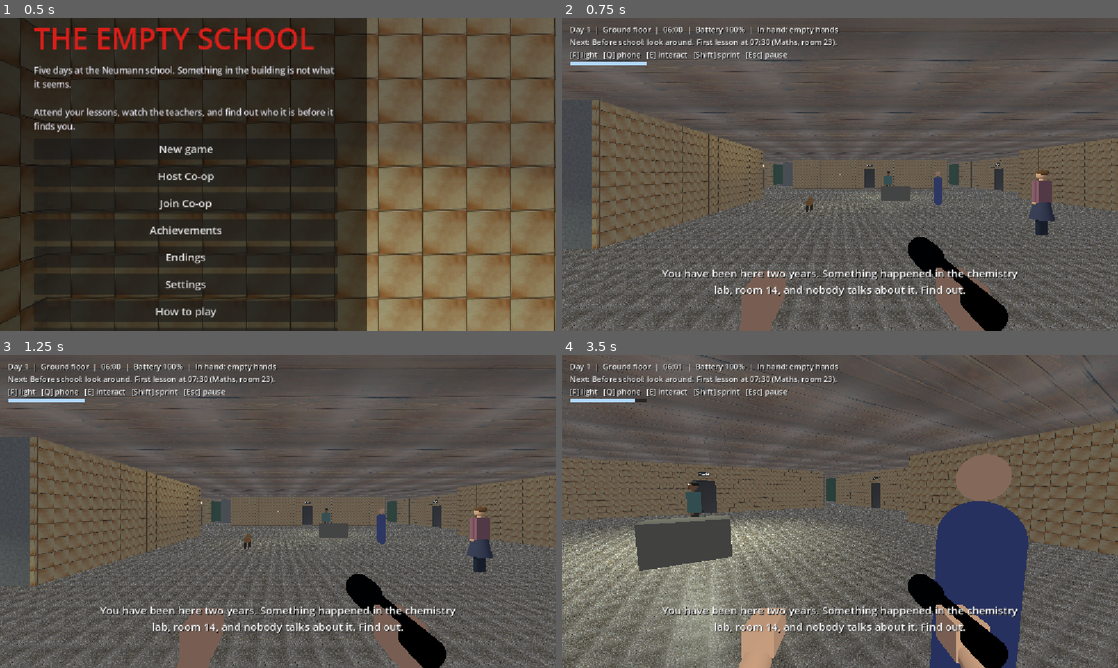
Above: before the commit, frames 1-4 (two rows, left to right).
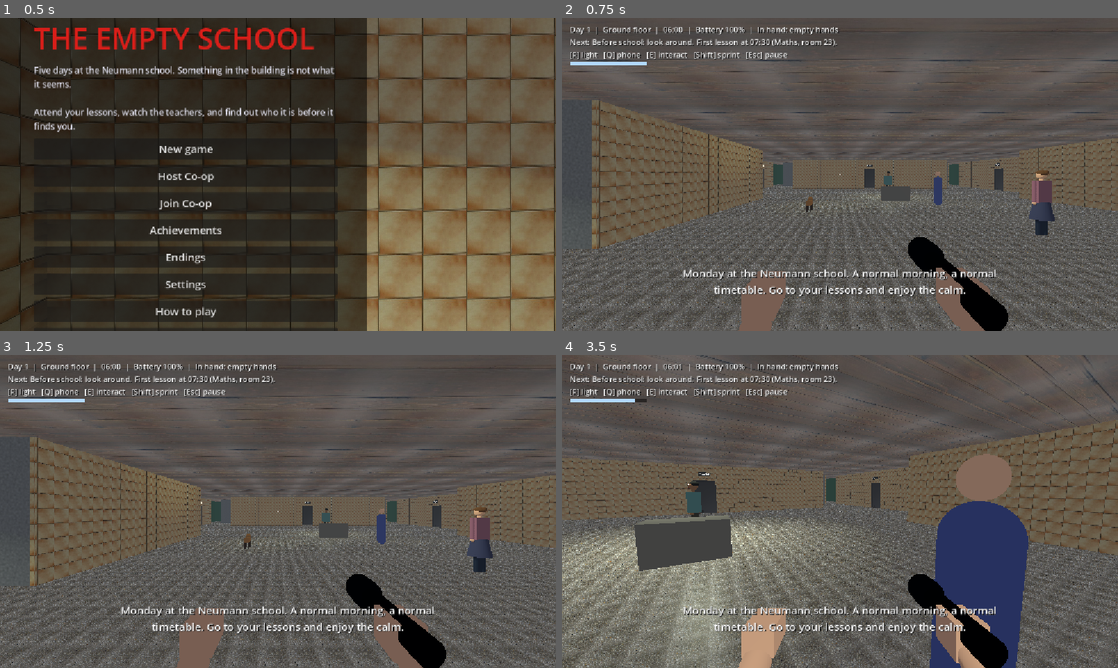
Above: after the commit, the same moments.

Repository: CsPS0/Neumann-Survival-Week
Game: Godot game, scene res://scenes/main.tscn
The game is run twice, just before and just after one commit, with the same random seed, the same clock (stepped at 60 frames per second) and the same inputs.
Inputs (mouse positions are in pixels of both pictures, inside the frame that each line leads up to):
- Up to frame 1 (0.5 s): no input
- Up to frame 2 (0.75 s): click "New game" at 0.5 s
- Up to frame 3 (1.25 s): no input
- Up to frame 4 (3.5 s): tap Enter at 1.25 s; move the mouse to (867, 511) at 1.27 s; hold E (interact) 1.28-2.03 s; hold W (move_forward) from 1.28 s (still down); tap Q (phone) at 1.55, 2.1 s; move the mouse to (812, 511) at 2.02 s; tap Shift (sprint) at 2.3 s; move the mouse to (851, 505) at 2.77 s; hold Shift (sprint) from 2.78 s (still down); tap E (interact) at 3.05 s

Frame 1 is identical in both runs. In frame 2, 1.8% of the frame differs, in the area x 18-82%, y 80-90%; in frame 3, 1.8%; in frame 4, 1.9%.

Commit message:
Add the day 1 explosion and the day 2 outbreak to the horror game
Day 1 is a calm morning. After the third lesson Lab 14 explodes, the
remaining lessons are cancelled and the player chooses between going home
and staying to investigate. From day 2 teachers and students fall ill,
Lab 14 is sealed and a cracked strange object sits on its table.

Diff:
--- a/HORROR-GAME/scripts/campaign.gd
+++ b/HORROR-GAME/scripts/campaign.gd
@@ -13,6 +13,7 @@
 
 const Lessons := preload("res://scripts/lessons.gd")
 const Clues := preload("res://scripts/clues.gd")
+const Outbreak := preload("res://scripts/outbreak.gd")
 
 const OPEN := 360.0
 const FIRST_BELL := 450.0
@@ -27,6 +28,8 @@
 const LAST_SCHOOL_DAY := 3
 const FINAL_DAY := 5
 const SKIP_LIMIT := 6
+const INCIDENT_DAY := 1      ## The explosion in Lab 14 happens on this day ...
+const INCIDENT_BREAK := 2    ## ... when the lesson with this index ends. Everyone is sent home.
 const PACE_PRE := 0.5
 const PACE_BREAK := 0.133
 const PACE_SKIPPED := 1.0
@@ -51,6 +54,8 @@
 var total := 0
 var clues: Array[String] = []
 var blackouts := 0
+var incident := false           ## True once the day-1 explosion has happened.
+var sick: Array[String] = []    ## npc ids of the teachers who are ill today (never the culprit).
 
 var _resolved: Array[bool] = []
 var _ended: Array[bool] = []
@@ -139,6 +144,7 @@
 	_day_attended = 0
 	_day_perfect = true
 	_attended_today.clear()
+	sick = Outbreak.sick_teachers(culprit, n)
 	daynight.start_day()
 	daynight.minutes_per_second = _pace("hunt" if n > LAST_SCHOOL_DAY else "pre")
 	day_started.emit(n)
@@ -165,6 +171,8 @@
 
 
 func _tick_school(m: float) -> void:
+	if day == INCIDENT_DAY and not incident and m >= lesson_end(INCIDENT_BREAK):
+		_explode()
 	for i in LESSONS:
 		if not _resolved[i] and m >= lesson_start(i):
 			if m < lesson_start(i) + GRACE and room_check.is_valid() and room_check.call(i):
@@ -193,6 +201,17 @@
 		bell.emit("caretaker", -1)
 
 
+## The explosion: the lessons that are left are cancelled (not skipped) and the clock jumps to the last bell.
+func _explode() -> void:
+	incident = true
+	for i in range(INCIDENT_BREAK + 1, LESSONS):
+		_resolved[i] = true
+		_ended[i] = true
+	daynight.minutes = maxf(daynight.minutes, LAST_BELL)
+	event.emit("explosion", {})
+	stats_changed.emit()
+
+
 func _close_day() -> void:
 	if day <= LAST_SCHOOL_DAY:
 		_end(3)
@@ -286,6 +305,8 @@
 func dialogue(id: String) -> Array[String]:
 	if day > LAST_SCHOOL_DAY and quest:
 		return quest.dialogue(id)
+	if sick.has(id):
+		return Outbreak.sick_lines(id, day)
 	var lines: Array[String] = [Clues.chat(id)]
 	if id == culprit:
 		lines.append(Clues.strange(day))
@@ -322,6 +343,8 @@
 				Lessons.subject_at(day, next), Lessons.room_of(Lessons.subject_at(day, next)), fmt(lesson_start(next))] \
 				if next >= 0 else "Break: search for clues."
 		"after":
+			if incident and day == INCIDENT_DAY:
+				return "An explosion emptied the school. Go home through the front door, or stay and find out what happened in Lab 14."
 			return "School is over. Go home through the front door, or stay and risk being expelled."
 		"hunt":
 			if not hunt_active:
--- a/HORROR-GAME/scripts/crowd.gd
+++ b/HORROR-GAME/scripts/crowd.gd
@@ -8,6 +8,7 @@
 const Lessons := preload("res://scripts/lessons.gd")
 const CampaignScript := preload("res://scripts/campaign.gd")
 const SoundBank := preload("res://scripts/sound_bank.gd")
+const Outbreak := preload("res://scripts/outbreak.gd")
 
 const MAX_CROWD := 150
 const NEAR := 35.0           ## Only classrooms and corridors within this many metres (and one floor) are drawn.
@@ -134,7 +135,7 @@
 		if phase == "lesson" and lesson >= 0:
 			_build_seats(lesson)
 		elif phase == "break":
-			_build_flow(1.0, hash([campaign.day, band]))
+			_build_flow(1.0 - 0.6 * Outbreak.student_rate(campaign.day), hash([campaign.day, band]))   # The ill stay home.
 		elif phase == "pre":
 			_build_flow(0.25, hash([campaign.day, -1]))
 	_dirty = true
@@ -172,8 +173,11 @@
 	var chairs: Array = seats.get("%d:%s" % [room[0], room[1]], [])
 	for chair: Dictionary in chairs.slice(0, wanted):
 		var colour := _shirt(rng)
+		var ill: bool = campaign.day >= Outbreak.FIRST_DAY and rng.randf() < Outbreak.student_rate(campaign.day)
+		if ill:
+			colour = colour.lerp(Color(0.6, 0.75, 0.55), 0.6)
 		if not _blocked(chair["pos"]):
-			list.append({"kind": "seat", "pos": chair["pos"], "yaw": chair["yaw"], "colour": colour})
+			list.append({"kind": "seat", "pos": chair["pos"], "yaw": chair["yaw"], "colour": colour, "sick": ill})
 	if _slots.size() + list.size() <= MAX_CROWD:
 		_slots.append_array(list)
 
@@ -299,7 +303,10 @@
 		if slot["kind"] == "seat":
 			# On the chair seat (0.45 m): the shortened body from the seat up, the head above it.
 			_body_mm.set_instance_transform(i, Transform3D(facing.scaled(Vector3(1.0, 0.55, 1.0)), pos + Vector3(0.0, 0.86, 0.0)))
-			_head_mm.set_instance_transform(i, Transform3D(facing, pos + Vector3(0.0, 1.38, 0.0)))
+			var head_at := pos + Vector3(0.0, 1.38, 0.0)
+			if slot.get("sick", false):
+				head_at = pos + Vector3(0.0, 1.2, 0.0) + facing * Vector3(0.0, 0.0, -0.15)   # Slumped over the desk.
+			_head_mm.set_instance_transform(i, Transform3D(facing, head_at))
 		else:
 			_body_mm.set_instance_transform(i, Transform3D(facing, pos + Vector3(0.0, 0.75, 0.0)))
 			_head_mm.set_instance_transform(i, Transform3D(facing, pos + Vector3(0.0, 1.62, 0.0)))
--- a/HORROR-GAME/scripts/finds.gd
+++ b/HORROR-GAME/scripts/finds.gd
@@ -12,11 +12,11 @@
 
 const PAGES := [
 	{"id": "lab1", "room": "14", "floor": 0, "slot": 1, "title": "Experiment log 1",
-		"text": "Day 1. The club sealed a glass ampoule marked S-14 in the fume cupboard: sodium, sulphur and a salt I cannot name. The meter reads wrong in a way I have never seen."},
+		"text": "Day 1. The club received a strange object: a black metal egg, cold to the touch, with no seam. We set it in the fume cupboard. The meter beside it reads wrong in a way I have never seen."},
 	{"id": "lab2", "room": "14", "floor": 0, "slot": 2, "title": "Experiment log 2",
-		"text": "Day 9. The lights flicker whenever the ampoule is moved. Two students felt cold. The caretaker says the lab door stood open at night, but I locked it myself."},
+		"text": "Day 9. The lights flicker whenever the object is moved. Two students felt cold and slept for a day. The caretaker says the lab door stood open at night, but I locked it myself."},
 	{"id": "lab3", "room": "14", "floor": 0, "slot": 3, "title": "Experiment log 3",
-		"text": "Last entry. It is no longer in the ampoule. It is in the school. Salt, holy water and a bell: the old caretaker's rhyme. I do not understand it. Keep this room locked."},
+		"text": "Last entry. The object cracked tonight and something left it. It is in the school and it wants a body. Salt, holy water and a bell: the old caretaker's rhyme. Keep this room locked."},
 	{"id": "gym1", "room": "27", "floor": 0, "slot": 0, "title": "Coach's log 1",
 		"text": "3 a.m. alarm again. Wet footprints from the lab corridor to the Tornaterem and none back. Nobody on the camera."},
 	{"id": "gym2", "room": "Tornaterem", "floor": 0, "slot": 0, "title": "Coach's log 2",
--- a/HORROR-GAME/scripts/main.gd
+++ b/HORROR-GAME/scripts/main.gd
@@ -157,6 +157,8 @@
 var _form_spot := Vector3.ZERO            ## The signed form's table (day-1 sticker task).
 var _form_room_label := ""
 var _form_room_floor := -1
+var _strange_object: Node3D                 ## Cracked object in Lab 14 (from day 2).
+var _lab_fire: OmniLight3D                  ## Flickering glow in the wrecked lab on day 1 after the blast.
 var _vial: Node3D                         ## Holy water: needs the hunt and the fuse.
 var _room_doors := {}                     ## "floor:label" -> Door
 var csoki: Node         ## The caretaker's dog; lives in the ground-floor hall all week.
@@ -246,6 +248,7 @@
 	add_child(porta)
 	tasks.porta = porta
 	tasks.finds = finds
+	tasks.campaign = campaign
 	add_child(tasks)
 	for i in 4:
 		quest.code.append(randi() % 10)
@@ -378,6 +381,9 @@
 	campaign.day_started.connect(_on_day_started)
 	campaign.ending.connect(_on_ending)
 	campaign.event.connect(achievements.on_event)
+	campaign.event.connect(func(name: String, _data: Dictionary) -> void:
+		if name == "explosion":
+			_on_explosion())
 	achievements.unlocked.connect(func(id: String) -> void:
 		_show_message("Achievement: %s" % achievements.LIST[id][0], 4.0))
 	campaign.hunt_started.connect(_on_hunt_started)
@@ -504,6 +510,42 @@
 	_flash_tween.tween_callback(func() -> void: _flash.color = Color(0.7, 0.0, 0.0, 0.0))
 
 
+## Day 1, after the third lesson: Lab 14 explodes and everyone is sent home. The lab door is blown open and burns until
+## the next morning, so staying behind pays off with the lab's secrets, at the risk of the caretaker.
+func _on_explosion() -> void:
+	var boom := AudioStreamPlayer.new()
+	boom.stream = SoundBank.explosion()
+	boom.volume_db = 4.0
+	boom.process_mode = Node.PROCESS_MODE_ALWAYS
+	boom.finished.connect(boom.queue_free)
+	add_child(boom)
+	boom.play()
+	if _flash_tween:
+		_flash_tween.kill()
+	_flash.color = Color(1.0, 0.85, 0.6, 0.95)
+	_flash_tween = create_tween()
+	_flash_tween.tween_property(_flash, "color:a", 0.0, 2.5)
+	_flash_tween.tween_callback(func() -> void: _flash.color = Color(0.7, 0.0, 0.0, 0.0))
+	var door: Node = _room_doors.get("0:14")
+	if door:
+		door.locked = false
+		door.set_open(true)
+	if _lab_fire == null:
+		var centre := _room_centre(0, "14")
+		_lab_fire = OmniLight3D.new()
+		_lab_fire.light_color = Color(1.0, 0.45, 0.15)
+		_lab_fire.omni_range = 9.0
+		_lab_fire.position = centre + Vector3(0.0, 1.8, 0.0)
+		add_child(_lab_fire)
+		var flicker := create_tween().bind_node(_lab_fire).set_loops()
+		flicker.tween_property(_lab_fire, "light_energy", 0.5, 0.17)
+		flicker.tween_property(_lab_fire, "light_energy", 1.8, 0.23)
+	_show_message("A deafening blast shakes the building. The alarm rings: everyone out, school is cancelled for today.", 7.0)
+	get_tree().create_timer(7.5, false).timeout.connect(func() -> void:
+		if campaign.day == CampaignScript.INCIDENT_DAY and campaign.ending_id == 0:
+			_show_message("Go home through the front door, or stay and find out what happened in Lab 14. The caretaker is on patrol.", 8.0))
+
+
 func _on_ending(id: int) -> void:
 	_game_over = true
 	_accusing = false
@@ -531,6 +573,15 @@
 		old.queue_free()
 	var card_was_valid: bool = porta.card_valid
 	porta.on_day_started(day)
+	if day >= 2:
+		if _lab_fire:
+			_lab_fire.queue_free()
+			_lab_fire = null
+		var lab_door: Node = _room_doors.get("0:14")
+		if lab_door and campaign.incident and day == 2:
+			lab_door.set_open(false)
+			_lock_lab_door(lab_door, true)   # Police tape: back to the porter's board key.
+	_show_strange_object(day >= 2)
 	if day >= 2 and not porta.card_valid:
 		for form: Node in get_tree().get_nodes_in_group("form"):
 			form.queue_free()
@@ -783,7 +834,8 @@
 			for teacher: Node in get_tree().get_nodes_in_group("teachers"):
 				teacher.leave()
 			_set_after_hours_lock(AFTER_HOURS_ROOMS[campaign.day - 1], false)
-			_show_message("Last bell. Go home through the front door, or stay and risk it.", 6.0)
+			if not (campaign.incident and campaign.day == CampaignScript.INCIDENT_DAY):   # The blast has its own text.
+				_show_message("Last bell. Go home through the front door, or stay and risk it.", 6.0)
 		"caretaker":
 			_spawn_caretaker()
 
@@ -1238,10 +1290,9 @@
 	_vial = _item("vial", "vial", "Holy water", cabinet + Vector3(0.0, 1.1, 0.0))
 	var lab_door: Node = _room_doors.get("0:14")
 	if lab_door:
-		lab_door.locked = true
-		lab_door.key_id = "key_14"
-		lab_door.locked_message = "Locked. The key for 14 is not on the board."
+		_lock_lab_door(lab_door)
 		quest.lab_door = lab_door
+	_build_strange_object(lab)
 	var fuse_room := _room_centre(0, Rooms.STORY_ROOMS["fuse"])
 	_fuse_box = _box(_region, fuse_room + Vector3(0.0, 0.75, 0.0), Vector3(0.9, 1.5, 0.35), _metal_material, true, InteractableScript)
 	_fuse_box.prompt = "Check fuse box"
@@ -1268,6 +1319,44 @@
 	_build_form_table()
 	_build_altar()
 	_place_batteries()
+
+
+func _lock_lab_door(door: Node, sealed := false) -> void:
+	door.locked = true
+	door.key_id = "key_14"
+	door.locked_message = "Sealed with tape after the blast. The key for 14 is not on the board." if sealed \
+			else "Locked. The key for 14 is not on the board."
+
+
+## The strange object the chemistry club experimented on: a cracked black egg on the lab table. Only exists from day 2.
+func _build_strange_object(lab: Vector3) -> void:
+	var glow := _make_material(Color(0.05, 0.03, 0.08), 0.2)
+	glow.emission_enabled = true
+	glow.emission = Color(0.6, 0.1, 0.9)
+	glow.emission_energy_multiplier = 1.5
+	_strange_object = _box(_region, lab + Vector3(0.0, 0.75 + 0.14, 0.0), Vector3(0.22, 0.28, 0.22), glow, true, InteractableScript)
+	var egg := SphereMesh.new()
+	egg.radius = 0.11
+	egg.height = 0.28
+	egg.material = glow
+	(_strange_object.get_child(0) as MeshInstance3D).mesh = egg
+	var light := OmniLight3D.new()
+	light.light_color = Color(0.7, 0.2, 1.0)
+	light.omni_range = 4.0
+	light.light_energy = 1.2
+	_strange_object.add_child(light)
+	_strange_object.prompt = "Examine the object"
+	_strange_object.handler = func(by: Node) -> void:
+		by.inspected.emit("A black egg, cracked open. It is warm now, and it pulses like a slow heartbeat. Something left it.")
+	_strange_object.visible = false
+	_strange_object.process_mode = Node.PROCESS_MODE_DISABLED
+	_strange_object.collision_layer = 0
+
+
+func _show_strange_object(on: bool) -> void:
+	_strange_object.visible = on
+	_strange_object.process_mode = Node.PROCESS_MODE_INHERIT if on else Node.PROCESS_MODE_DISABLED
+	_strange_object.collision_layer = 16 if on else 0
 
 
 ## Porta (ground floor, 3.8 m square, door in the north wall): the desk in the south-east, the porter behind it, the
@@ -1531,6 +1620,7 @@
 		teacher.route = route
 		teacher.exit_point = _spawn_point
 		teacher.dialogue_provider = Callable(campaign, "dialogue")
+		teacher.sick = campaign.sick.has(entry[0])
 		teacher.path_offset = _nav_offset
 		teacher.position = route[0] + Vector3(0.0, 0.1, 0.0)
 		add_child(teacher)
--- /dev/null
+++ b/HORROR-GAME/scripts/outbreak.gd
@@ -0,0 +1,46 @@
+extends RefCounted
+## From day 2 people fall ill. Data and pure functions only: who is sick, and what the sick teachers say.
+## The demon's host is never ill, so "who is never sick" is a clue.
+
+const Lessons := preload("res://scripts/lessons.gd")
+
+const FIRST_DAY := 2
+const TEACHERS := {2: 2, 3: 3, 4: 4, 5: 4}
+const STUDENT_RATE := {2: 0.25, 3: 0.4, 4: 0.5, 5: 0.5}
+
+
+## The ill teachers on `day`. The order is fixed per culprit, so everyone who is ill on day 2 is still ill on day 3.
+static func sick_teachers(culprit: String, day: int) -> Array[String]:
+	var out: Array[String] = []
+	if day < FIRST_DAY:
+		return out
+	var pool: Array[String] = []
+	for id: String in Lessons.SUSPECT_IDS:
+		if id != culprit:
+			pool.append(id)
+	var rng := RandomNumberGenerator.new()
+	rng.seed = hash(culprit)
+	for i in range(pool.size() - 1, 0, -1):
+		var j := rng.randi_range(0, i)
+		var swap := pool[i]
+		pool[i] = pool[j]
+		pool[j] = swap
+	for i in mini(int(TEACHERS.get(day, 0)), pool.size()):
+		out.append(pool[i])
+	return out
+
+
+## Share of the students who are ill on `day` (0 on school days before day 2).
+static func student_rate(day: int) -> float:
+	return float(STUDENT_RATE.get(day, 0.0))
+
+
+static func sick_lines(id: String, day: int) -> Array[String]:
+	var name: String = Lessons.TEACHER_NAMES[id]
+	var lines: Array[String] = []
+	lines.append("%s: *coughs* My hands are ice cold and I keep dreaming about the chemistry lab." % name)
+	lines.append("%s: I was in the corridor by room 14 when it blew. Since then I cannot get warm." % name)
+	lines.append("%s: Half the school is ill. Only one of us still looks perfectly well. Odd, is it not?" % name)
+	if day >= 3:
+		lines.append("%s: Do not talk to me too long. Whatever is in the building feeds on the sick." % name)
+	return lines
--- a/HORROR-GAME/scripts/sound_bank.gd
+++ b/HORROR-GAME/scripts/sound_bank.gd
@@ -226,6 +226,42 @@
 			var metal := (sin(TAU * 380.0 * t) + 0.5 * sin(TAU * 720.0 * t) + 0.3 * sin(TAU * 1150.0 * t)) * exp(-t * 12.0)
 			var scrape := smooth * exp(-t * 18.0) * 0.6
 			out[i] = clampf((metal * 0.6 + scrape * 0.4) * 0.8, -1.0, 1.0)
+		return _make(out))
+
+
+## Two short chesty coughs.
+static func cough() -> AudioStreamWAV:
+	return _cached("cough", func() -> AudioStreamWAV:
+		var rng := RandomNumberGenerator.new()
+		rng.seed = 21
+		var length := int(RATE * 0.7)
+		var out := PackedFloat32Array()
+		out.resize(length)
+		var smooth := 0.0
+		for i in length:
+			var t := float(i) / RATE
+			smooth += (rng.randf_range(-1.0, 1.0) - smooth) * 0.3
+			var burst := exp(-pow((t - 0.08) * 22.0, 2.0)) + 0.8 * exp(-pow((t - 0.4) * 18.0, 2.0))
+			out[i] = (smooth * 0.8 + sin(TAU * 140.0 * t) * 0.3) * burst * 0.8
+		return _make(out))
+
+
+## A deep blast with falling rumble, played when Lab 14 explodes.
+static func explosion() -> AudioStreamWAV:
+	return _cached("explosion", func() -> AudioStreamWAV:
+		var rng := RandomNumberGenerator.new()
+		rng.seed = 14
+		var length := int(RATE * 3.0)
+		var out := PackedFloat32Array()
+		out.resize(length)
+		var smooth := 0.0
+		for i in length:
+			var t := float(i) / RATE
+			smooth += (rng.randf_range(-1.0, 1.0) - smooth) * 0.08
+			var boom := sin(TAU * (70.0 - 30.0 * minf(t, 1.0)) * t) * exp(-t * 2.2)
+			var crack := rng.randf_range(-1.0, 1.0) * exp(-t * 14.0)
+			var rumble := smooth * exp(-t * 1.4)
+			out[i] = clampf((boom * 0.9 + crack * 0.7 + rumble * 1.4) * minf(t / 0.003, 1.0), -1.0, 1.0)
 		return _make(out))
 
 
--- a/HORROR-GAME/scripts/tasks.gd
+++ b/HORROR-GAME/scripts/tasks.gd
@@ -1,10 +1,11 @@
 extends Node
 ## The phone's day tasks. Pure state derived from porta and finds; text only.
 
-const OPENING := "You have been here two years. Something happened in the chemistry lab, room 14, and nobody talks about it. Find out."
+const OPENING := "Monday at the Neumann school. A normal morning, a normal timetable. Go to your lessons and enjoy the calm."
 
 var porta: Node
 var finds: Node
+var campaign: Node
 
 
 func _ready() -> void:
@@ -27,8 +28,10 @@
 		out.append(OPENING)
 		out.append("%s Get the sticker for your student card (it expires tonight)" % _mark("card"))
 		out.append("    ask Mr. Bakó at the Porta; he wants a signed form from a classroom on the 1st floor")
-		out.append("%s Find out what happened in Lab 14" % _mark("lab"))
-		out.append("    the porter will not lend key 14")
+		if campaign != null and campaign.incident:
+			out.append("[!] An explosion shook Lab 14 and the school is closed")
+			out.append("%s Find out what happened in Lab 14" % _mark("lab"))
+			out.append("    go home through the front door, or stay and risk the caretaker")
 	else:
 		if porta != null and not porta.card_valid:
 			out.append("[!] Card expired: the porter lends nothing")
--- a/HORROR-GAME/scripts/teacher_npc.gd
+++ b/HORROR-GAME/scripts/teacher_npc.gd
@@ -19,6 +19,7 @@
 var role_label := "teacher"
 var body_height := 1.75
 var body_radius := 0.3
+var sick := false                       ## Ill from day 2: green skin, stooped, stands still and coughs.
 var gender := ""                        ## "f" / "m"; empty = Staff.gender_of(npc_name) when the body is built.
 
 var _nav := NavigationAgent3D.new()
@@ -36,6 +37,7 @@
 var _target_set := false
 var _walk_time := 0.0
 var _station := Vector3.INF
+var _cough := 0.0
 
 
 func _ready() -> void:
@@ -47,6 +49,9 @@
 	if gender == "":
 		gender = Staff.gender_of(npc_name)
 	_build_body()
+	if sick:
+		get_node("Rig").rotation.x = deg_to_rad(10.0)   # Stooped.
+		_cough = randf_range(2.0, 8.0)
 
 	var shape := CollisionShape3D.new()
 	var capsule := CapsuleShape3D.new()
@@ -100,6 +105,9 @@
 
 func _physics_process(delta: float) -> void:
 	if not _ready_to_walk:
+		return
+	if sick and chase_target == null and not _leaving:
+		_stand_ill(delta)
 		return
 	var direction := Vector3.ZERO
 	if chase_target:
@@ -153,6 +161,21 @@
 		rotation.y = lerp_angle(rotation.y, atan2(-direction.x, -direction.z), 6.0 * delta)
 	_animate(delta, direction.length() * speed)
 
+## An ill teacher stays where they are and coughs now and then.
+func _stand_ill(delta: float) -> void:
+	velocity.x = 0.0
+	velocity.z = 0.0
+	if not is_on_floor():
+		velocity.y -= _gravity * delta
+	move_and_slide()
+	_animate(delta, 0.0)
+	_cough -= delta
+	if _cough <= 0.0:
+		_cough = randf_range(8.0, 16.0)
+		_footsteps.stream = SoundBank.cough()
+		_footsteps.play()
+
+
 func _open_nearby_doors() -> void:
 	for door: Node3D in get_tree().get_nodes_in_group(&"doors"):
 		if door.global_position.distance_squared_to(global_position) < 4.0:
@@ -177,6 +200,8 @@
 ## Male or female body and a procedural face, all seeded from the name (no photos, no textures).
 func _build_body() -> void:
 	var face := face_params(npc_name, gender)
+	if sick:
+		face["skin"] = (face["skin"] as Color).lerp(Color(0.6, 0.75, 0.52), 0.45)
 	var female := gender == "f"
 	var skin := _material(face["skin"])
 	var shirt := _material(shirt_colour)
Not shown, added: HORROR-GAME/scripts/outbreak.gd.uid
Not shown, changed: HORROR-GAME/README.md
